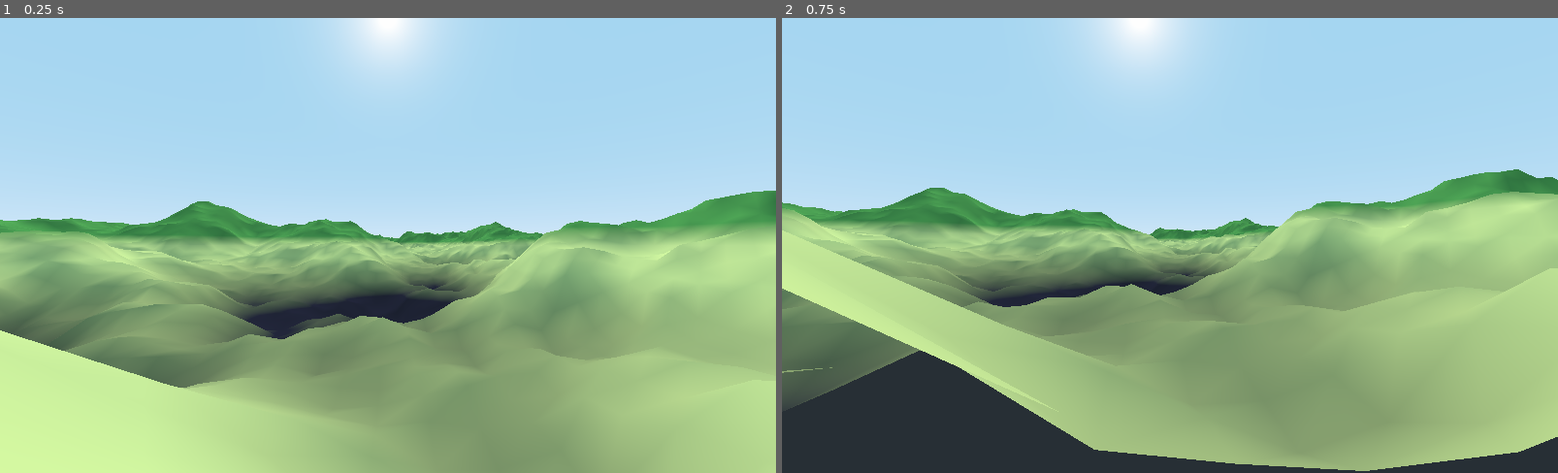
Above: before the commit, frames 1-2 (left to right).
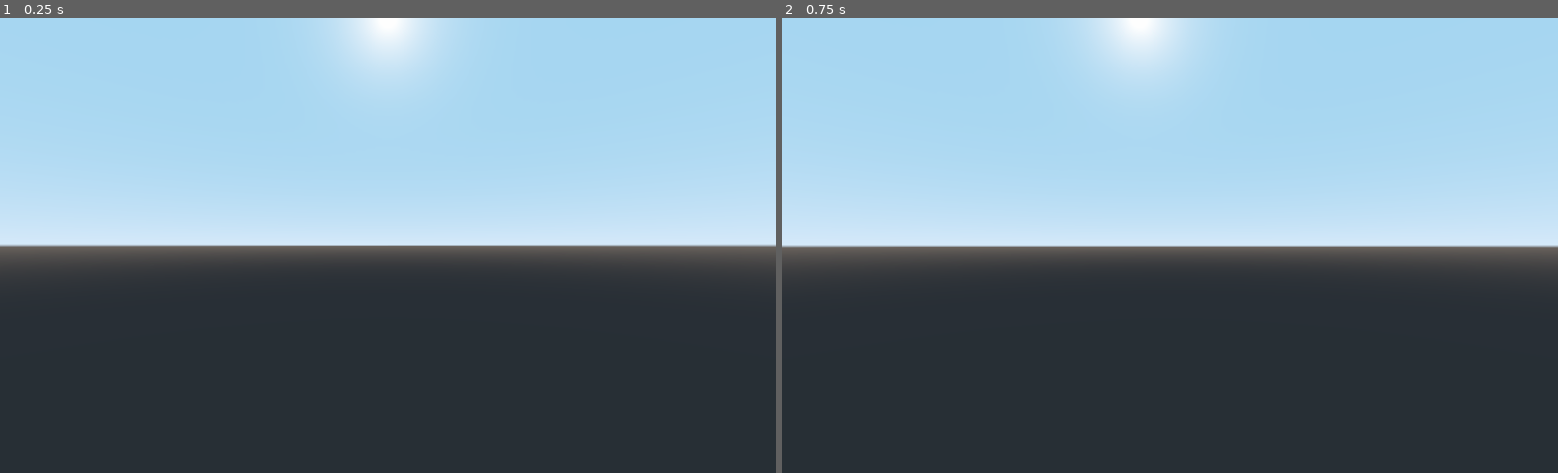
Above: after the commit, the same moments.

Repository: jakeh0916/Terrain-Generator-3D
Game: Godot game, scene res://App.tscn
Two runs of this game, one before a commit and one after it. Both use one fixed random seed, a clock stepped at 60 frames per second and the inputs below.
Inputs (mouse positions are in pixels of both pictures, inside the frame that each line leads up to):
- Up to frame 1 (0.25 s): no input
- Up to frame 2 (0.75 s): tap Enter at 0.5 s; move the mouse to (1208, 245) at 0.52 s; hold W (up) from 0.53 s (still down); hold Shift (sprint) from 0.53 s (still down)

The runs differ from the first frame. In frame 1, 54% of the frame differs, in the area x 0-100%, y 37-100%; in frame 2, 49%.

Commit message:
multithreading pt 1

Diff:
--- a/App.tscn
+++ b/App.tscn
@@ -8,6 +8,7 @@
 [node name="App" type="Spatial"]
 transform = Transform( 1, 0, 0, 0, 1, 0, 0, 0, 1, 0.886118, 0, 0.962273 )
 script = ExtResource( 2 )
+chunk_density = 24
 chunk_material = ExtResource( 3 )
 water_material = ExtResource( 4 )
 
--- a/src/App.gd
+++ b/src/App.gd
@@ -7,6 +7,10 @@
 export (Material) var chunk_material
 export (Material) var water_material
 export (float) var water_level = 0
+
+export (int) var noise_octaves = 9
+export (int) var noise_period = 120
+export (int) var noise_scale = 50
 
 func _ready():
 	Input.set_mouse_mode(Input.MOUSE_MODE_CAPTURED)
@@ -21,10 +25,11 @@
 		"chunk_material": chunk_material,
 		"water_material": water_material,
 		"water_level": water_level,
-		"noise_octaves": 9,
-		"noise_period": 120,
-		"noise_scale": 50
+		"noise_octaves": noise_octaves,
+		"noise_period": noise_period,
+		"noise_scale": noise_scale
 	}
+
 	var terrain_generator = TerrainGenerator.new(target, render_opts, terrain_opts)
 	add_child(terrain_generator)
 
--- a/src/CameraMove.gd
+++ b/src/CameraMove.gd
@@ -2,7 +2,7 @@
 
 const ACCEL = 10.0
 export (float) var look_sens  = 0.1
-export (float) var speed = 30.0
+export (float) var speed = 60.0
 
 var lin_vel = Vector3()
 var look_buffer = Vector2()
--- a/src/TerrainGenerator.gd
+++ b/src/TerrainGenerator.gd
@@ -7,7 +7,9 @@
 # 2. Add chunk unloading
 # 3. Clean up & Ship
 
+var worker
 var target = null
+var loaded_chunks
 
 ## Rendering
 var chunk_size
@@ -15,7 +17,6 @@
 var render_distance
 
 ## Terrain
-var loaded_chunks
 var chunk_material
 var water_material
 var water_level
@@ -23,7 +24,9 @@
 var noise_scale
 
 func _init(target_node: Spatial, render_opts: Dictionary, terrain_opts: Dictionary):
+	worker = Thread.new()
 	target = target_node
+	loaded_chunks = {}
 
 	## Unpack render options
 	render_distance = render_opts["render_distance"]
@@ -31,39 +34,57 @@
 	chunk_density = render_opts["chunk_density"]
 
 	## Unpack terrain options
-	loaded_chunks = {}
-	noise = OpenSimplexNoise.new()
 	chunk_material = terrain_opts["chunk_material"]
 	water_material = terrain_opts["water_material"]
 	water_level = terrain_opts["water_level"]
+
+	## Unpack terrain noise options
+	noise = OpenSimplexNoise.new()
 	noise.octaves = terrain_opts["noise_octaves"]
 	noise.period = terrain_opts["noise_period"]
 	noise_scale = terrain_opts["noise_scale"]
 
-func _process(_delta):
-	if not target == null:
-		update_chunks(target.translation)
+	worker.start(self, "update_chunks")
 
 ## Chunk Handling
 
-func update_chunks(position: Vector3):
-	if position.x < 0: position.x -= chunk_size
-	if position.z < 0: position.z -= chunk_size
-	var chunk_x: int = int(position.x) / chunk_size
-	var chunk_z: int = int(position.z) / chunk_size
+class Chunk extends Node:
+	var chunk_position
+	func _init(_chunk_position: Vector2, chunk_mesh: MeshInstance):
+		chunk_position = _chunk_position
+		add_child(chunk_mesh)
 
-	for ix in range(chunk_x - render_distance, chunk_x + render_distance + 1):
-		for iz in range(chunk_z - render_distance, chunk_z + render_distance + 1):
-			make_chunk(Vector2(ix, iz))
+func update_chunks():
+	while true:
+		var position = target.translation
+		if position.x < 0: position.x -= chunk_size
+		if position.z < 0: position.z -= chunk_size
+		var chunk_x: int = int(position.x) / chunk_size
+		var chunk_z: int = int(position.z) / chunk_size
+
+		for ix in range(chunk_x - render_distance, chunk_x + render_distance + 1):
+			for iz in range(chunk_z - render_distance, chunk_z + render_distance + 1):
+				if Vector2(ix, iz).distance_to(Vector2(chunk_x, chunk_z)) <= render_distance:
+					make_chunk(Vector2(ix, iz))
+		for key in loaded_chunks:
+			if loaded_chunks[key].chunk_position.distance_to(Vector2(chunk_x, chunk_z)) > render_distance:
+				free_chunk(key)
 
 func make_chunk(chunk_position: Vector2):
 	var key = make_chunk_key(chunk_position)
 	if loaded_chunks.has(key): return
 
 	var position = Vector3(chunk_position.x * chunk_size, 0, chunk_position.y * chunk_size)
-	var chunk = make_chunk_mesh(position)
+	var chunk_mesh = make_chunk_mesh(position)
+
+	var chunk = Chunk.new(chunk_position, chunk_mesh)
 	loaded_chunks[key] = chunk
 	add_child(chunk)
+
+func free_chunk(key: String):
+	var chunk = loaded_chunks[key]
+	var erased = loaded_chunks.erase(key)
+	if erased: chunk.queue_free()
 
 func make_chunk_mesh(position: Vector3) -> MeshInstance:
 	var arr = []
@@ -120,7 +141,6 @@
 	mesh_instance.mesh.surface_set_material(0, chunk_material)
 
 	if needs_water_mesh: mesh_instance.add_child(make_water_mesh(position))
-
 	return mesh_instance
 
 func make_water_mesh(position: Vector3) -> MeshInstance:
